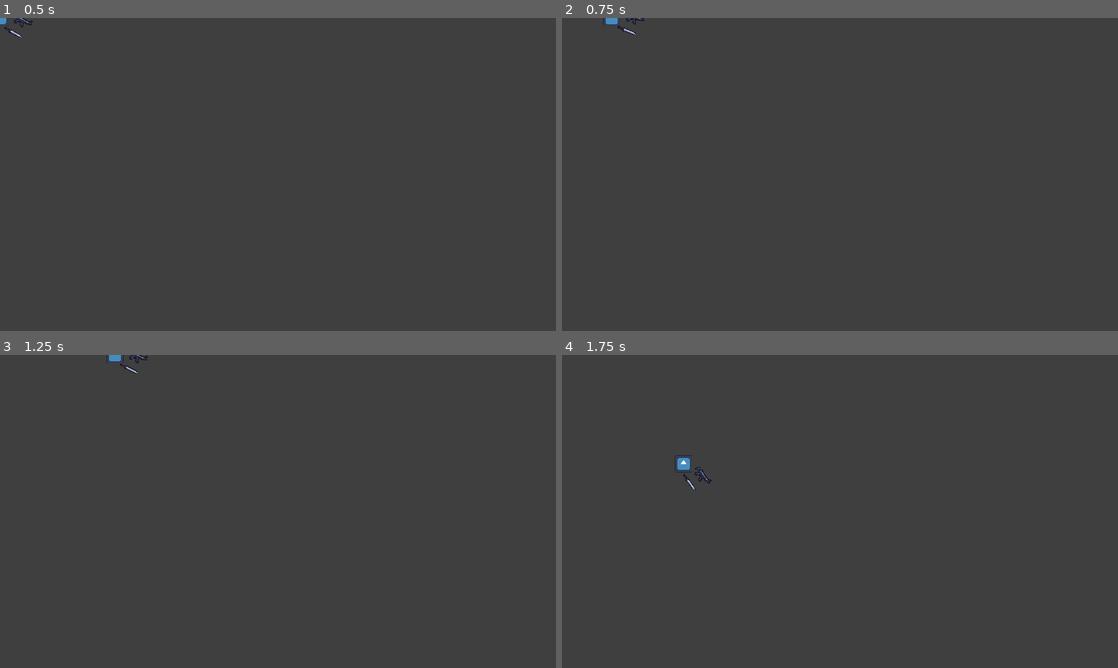
Above: before the commit, frames 1-4 (two rows, left to right).
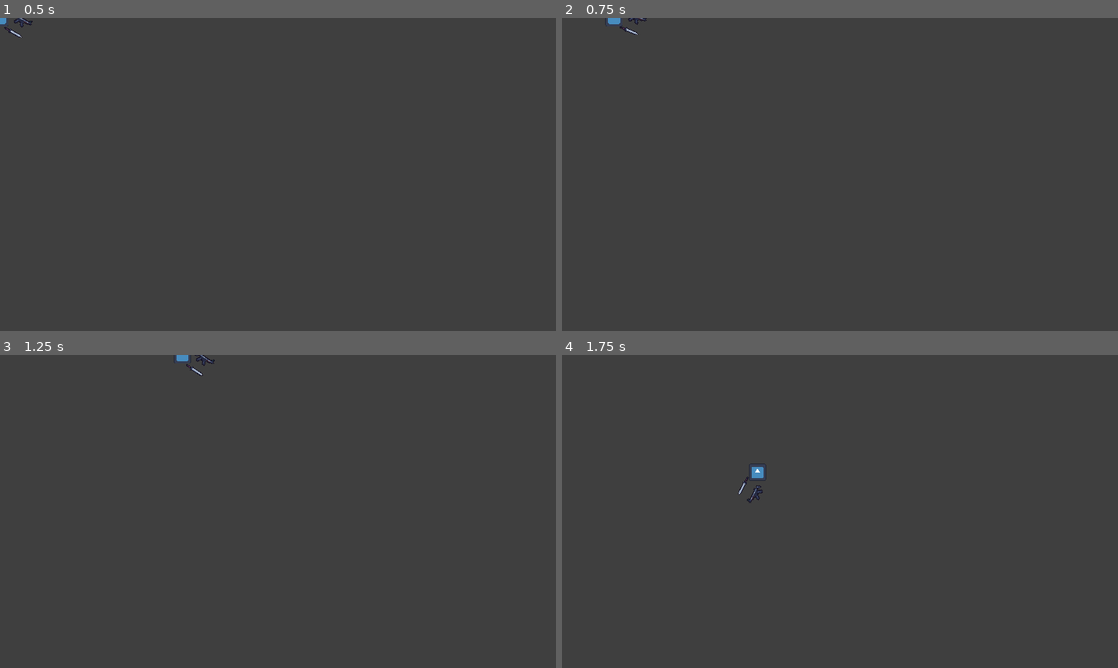
Above: after the commit, the same moments.

Repository: theneoxs/jam_game
Game: Godot game, scene res://Player/Player.tscn
Two runs of this game, one before a commit and one after it. Both use one fixed random seed, a clock stepped at 60 frames per second and the inputs below. This scene is started directly instead of the project's main scene. The engine's default icon, where the game draws it, is replaced by a stand-in: a white triangle on a blue panel in a dark square.
Inputs (mouse positions are in pixels of both pictures, inside the frame that each line leads up to):
- Up to frame 1 (0.5 s): no input
- Up to frame 2 (0.75 s): tap Enter (ui_accept) at 0.5 s; move the mouse to (962, 158) at 0.52 s; hold Right (ui_right) from 0.53 s (still down); hold Enter (ui_accept) from 0.53 s (still down)
- Up to frame 3 (1.25 s): keep holding Right (ui_right); keep holding Enter (ui_accept)
- Up to frame 4 (1.75 s): move the mouse to (728, 527) at 1.27 s; release Right (ui_right) at 1.28 s; release Enter (ui_accept) at 1.28 s; hold Down (ui_down) from 1.28 s (still down); tap Enter (ui_accept) at 1.35, 1.52 s

Frame 1 is identical in both runs. In frame 2, 0.1% of the frame differs, in the area x 7-16%, y 0-6%; in frame 3, 0.3%; in frame 4, 0.4%, in the area x 20-37%, y 32-48%.
Error in both runs: Invalid access to property or key 'player_identifier' on a base object of type 'Nil'. (res://net.gd:77)

Commit message:
У рывка теперь есть кулдаун

Diff:
--- a/Player/Player.gd
+++ b/Player/Player.gd
@@ -1,25 +1,26 @@
 extends CharacterBody2D
 
-const SPEED = 300.0
+const SPEED = 100.0
 const DASH_SPEED = 600.0
-const DASH_DURATION = 0.2
+const DASH_DURATION = 2.0
+const DASH_COOLDOWN = 5.0
 var is_dashing = false
 var dash_timer = 0.0
+var cooldown_timer = 0.0
 
 func _physics_process(delta):
-	var direction = Vector2()  # Initialize a Vector2 to represent the movement direction.
+	var direction = Vector2()
 
-	# Check horizontal input.
 	direction.x = Input.get_action_strength("ui_right") - Input.get_action_strength("ui_left")
-
-	# Check vertical input.
 	direction.y = Input.get_action_strength("ui_down") - Input.get_action_strength("ui_up")
-
-	# Normalize the direction to ensure consistent movement speed in all directions.
 	direction = direction.normalized()
 
-	# Check for dash input.
-	if Input.is_action_pressed("ui_accept") and not is_dashing:
+	# Check for cooldown
+	if cooldown_timer > 0.0:
+		cooldown_timer -= delta
+
+	# Check for dash input and cooldown status.
+	if Input.is_action_pressed("ui_accept") and not is_dashing and cooldown_timer <= 0.0:
 		is_dashing = true
 		dash_timer = DASH_DURATION
 
@@ -27,8 +28,12 @@
 	if is_dashing:
 		velocity = direction * DASH_SPEED
 		dash_timer -= delta
+
+		# Check if dash duration is over.
 		if dash_timer <= 0.0:
 			is_dashing = false
+			cooldown_timer = DASH_COOLDOWN  # Start cooldown timer after dash.
+
 	else:
 		velocity = direction * SPEED
 
--- a/Player/Player.tscn
+++ b/Player/Player.tscn
@@ -16,8 +16,6 @@
 "speed": 5.0
 }]
 
-[sub_resource type="PlaceholderTexture2D" id="PlaceholderTexture2D_i5n2g"]
-
 [sub_resource type="CapsuleShape2D" id="CapsuleShape2D_6dlem"]
 radius = 18.0
 height = 58.0
@@ -29,28 +27,6 @@
 scale = Vector2(0.3125, 0.3125)
 sprite_frames = SubResource("SpriteFrames_12t12")
 
-[node name="Idle" type="Sprite2D" parent="."]
-visible = false
-position = Vector2(0.999999, 0.5)
-scale = Vector2(36, 59)
-texture = SubResource("PlaceholderTexture2D_i5n2g")
-
-[node name="Walk" type="Sprite2D" parent="."]
-visible = false
-
-[node name="Jerk" type="Sprite2D" parent="."]
-visible = false
-
-[node name="Death" type="Sprite2D" parent="."]
-visible = false
-
-[node name="Action" type="Sprite2D" parent="."]
-visible = false
-
-[node name="AnimationPlayer" type="AnimationPlayer" parent="."]
-
-[node name="AnimationTree" type="AnimationTree" parent="."]
-
 [node name="CollisionShape2D" type="CollisionShape2D" parent="."]
 shape = SubResource("CapsuleShape2D_6dlem")
 
Not shown: 1 places in Player/Player.tscn that only renumber resources
